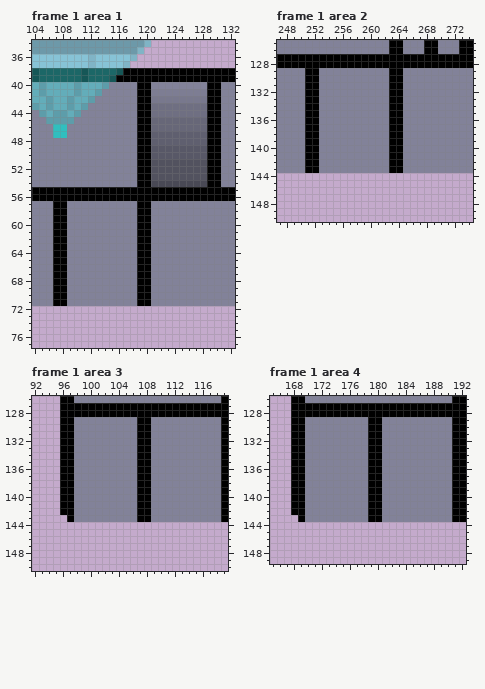
Two versions of one pixel-art file, Art/box.aseprite. That is the earlier state.
288x288 pixels, 4 frames. Colours within 5 levels of each other are drawn and written as one. Shown: frame 1 area 1: x 104..132, y 34..77; frame 1 area 2: x 247..274, y 125..150; frame 1 area 3: x 92..119, y 126..150; frame 1 area 4: x 165..192, y 126..149. The commit also changed other frames or places, which this record leaves out.
The result:
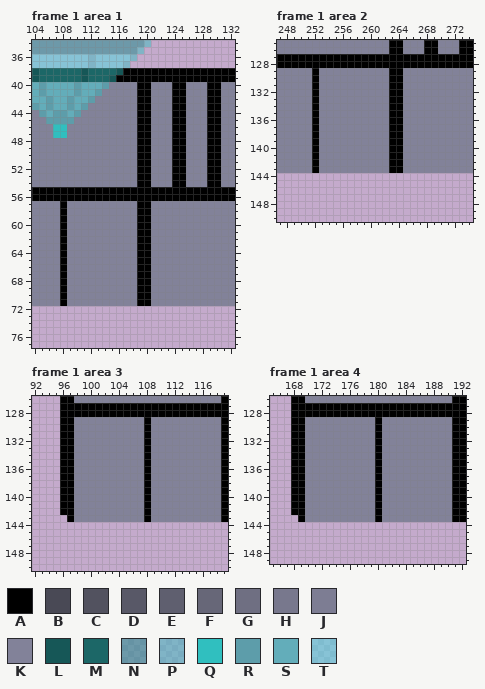
Palette (. is transparent): A #000000  B #494955  C #52525f  D #585867  E #5f5f6f  F #676778  G #6f6f82  H #78788d  J #7d7d93  K #828299  L #165757  M #1c6767  N #228b8b89  P #30bfbf75  Q #30bfbf  R #5d9daa  S #63adba  T #3ee1e175
Commit message: started the door opening animation
What changed:
Frame 1 area 1:
Colour B becomes colour A in row 54 at x 124 to 125.
Colour C becomes colour A in rows 51 to 53 at x 124 to 125.
Colour D becomes colour A in rows 49 to 50 at x 124 to 125.
Colour E becomes colour A in rows 47 to 48 at x 124 to 125.
Colour F becomes colour A in rows 45 to 46 at x 124 to 125.
Colour G becomes colour A in rows 43 to 44 at x 124 to 125.
Colour H becomes colour A in row 42 at x 124 to 125.
Colour J becomes colour A in row 41 at x 124 to 125.
Colour K becomes colour A in row 40 at x 124 to 125.
Colour A becomes colour K in rows 57 to 71 at x 107.
Colour B becomes colour K in row 54 at x 121 to 123 and 126 to 128.
Colour C becomes colour K in rows 51 to 53 at x 121 to 123 and 126 to 128.
Colour D becomes colour K in rows 49 to 50 at x 121 to 123 and 126 to 128.
Colour E becomes colour K in rows 47 to 48 at x 121 to 123 and 126 to 128.
Colour F becomes colour K in rows 45 to 46 at x 121 to 123 and 126 to 128.
Colour G becomes colour K in rows 43 to 44 at x 121 to 123 and 126 to 128.
Colour H becomes colour K in row 42 at x 121 to 123 and 126 to 128.
Colour J becomes colour K in row 41 at x 121 to 123 and 126 to 128.
Frame 1 area 2:
Colour A becomes colour K in rows 129 to 143 at x 251.
Frame 1 area 3:
Colour A becomes colour K in rows 129 to 143 at x 107.
Frame 1 area 4:
Colour A becomes colour K in rows 129 to 143 at x 179.
